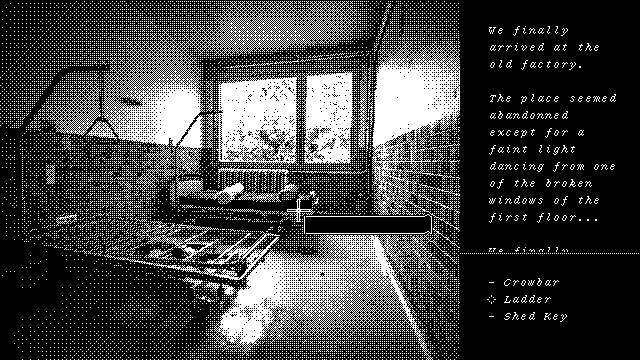
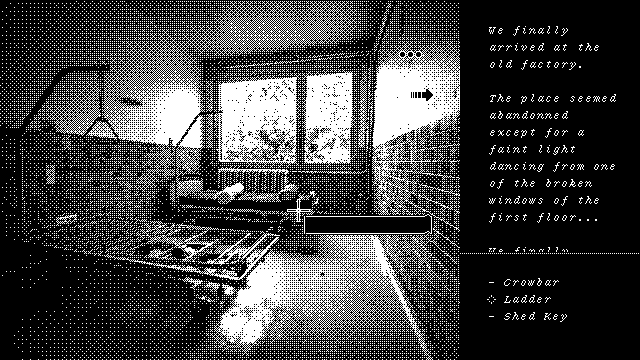
Two versions of the same layered image (640 × 360). Layer-by-layer changes:
added layer "Layer 17" in group "cursor" over box(411, 89, 433, 101)
added layer "Layer 16" in group "cursor" over box(399, 51, 422, 58)
